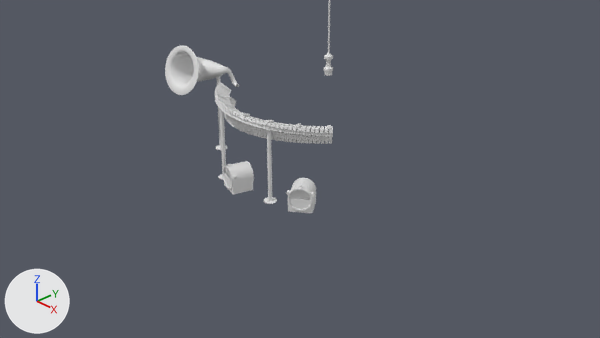
A saved change to the Blender file blend/blenderisland_instrument.blend.
The view is the same before and after, from the file's camera 'Camera'. The lights are fixed; the arrows at lower left show +X, +Y and +Z.

In view in the first picture: 'Circle', 'Cube', 'Cube.001', 'Cube.002', 'horn', 'key', 'key.001', 'key.002', 'key.003', 'key.004', 'key.006', 'key.007', 'speaker', 'speaker.001', 'stand', 'stand.001', 'stand.002'.
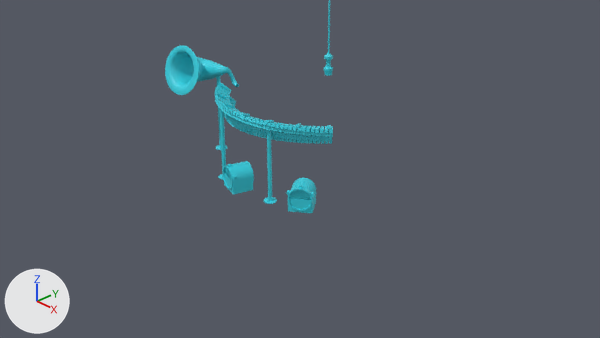
Commit message: Materials assigned

The change, as a list of edits to the scene's bpy script:
```text
Add mat_2nd:
    mat_2nd = principled_material('2nd')
    mat_2nd.base_color = (0.0369, 0.672, 0.799)  # cyan #36d6e7
Change me_cube:
    where me_cube.from_pydata(...)  # 8 vertices, 6 faces; spans x -0.02..0.02, y -0.1..0.1, z -0.022..0.022
    add me_cube.materials.append(mat_2nd)  # cyan #36d6e7
Change me_cube_001:
    where me_cube_001.from_pydata(...)  # 8 vertices, 6 faces; spans x 0.0023..0.0418, y -0.0242..0.1001, z 0.0234..0.0481
    add me_cube_001.materials.append(mat_2nd)  # cyan #36d6e7
Change me_cube_002:
    where me_cube_002.from_pydata(...)  # 8 vertices, 6 faces; spans x -0.02..0.02, y -0.1..0.1, z -0.022..0.022
    add me_cube_002.materials.append(mat_2nd)  # cyan #36d6e7
Change me_cube_004:
    where me_cube_004.from_pydata(...)  # 8 vertices, 6 faces; spans x -0.02..0.02, y -0.1..0.1, z -0.022..0.022
    add me_cube_004.materials.append(mat_2nd)  # cyan #36d6e7
Change me_circle:
    where me_circle.from_pydata(...)  # 88 vertices, 82 faces; spans x -0.056..0.056, y -0.056..0.056, z 0.0..0.257
    add me_circle.materials.append(mat_2nd)  # cyan #36d6e7
Change me_cube_006:
    where me_cube_006.from_pydata(...)  # 8 vertices, 6 faces; spans x -0.0197..0.0197, y -0.0395..0.1036, z -0.0216..0.0216
    add me_cube_006.materials.append(mat_2nd)  # cyan #36d6e7
Change me_cube_007:
    where me_cube_007.from_pydata(...)  # 8 vertices, 6 faces; spans x -0.0197..0.0197, y -0.0395..0.0395, z -0.0216..0.0216
    add me_cube_007.materials.append(mat_2nd)  # cyan #36d6e7
Change me_cylinder:
    where me_cylinder.from_pydata(...)  # 64 vertices, 50 faces; spans x -0.084..0.084, y -0.084..0.084, z -0.027..1.0
    add me_cylinder.materials.append(mat_2nd)  # cyan #36d6e7
Change me_beziercurve_001:
    where me_beziercurve_001.from_pydata(...)  # 1296 vertices, 1248 faces; spans x -1.3..0.45, y -0.77..0.19, z -0.8..0.28
    add me_beziercurve_001.materials.append(mat_2nd)  # cyan #36d6e7
Change me_cylinder_002:
    where me_cylinder_002.from_pydata(...)  # 256 vertices, 194 faces; spans x -0.05..0.05, y -0.05..0.05, z -1.0..1.0
    add me_cylinder_002.materials.append(mat_2nd)  # cyan #36d6e7
Change me_cylinder_009:
    where me_cylinder_009.from_pydata(...)  # 256 vertices, 194 faces; spans x -0.05..0.05, y -0.05..0.05, z -1.0..1.0
    add me_cylinder_009.materials.append(mat_2nd)  # cyan #36d6e7
Change me_cube_011:
    where me_cube_011.from_pydata(...)  # 8 vertices, 6 faces; spans x -1.0..1.0, y -1.0..1.0, z -0.18..1.0
    add me_cube_011.materials.append(mat_2nd)  # cyan #36d6e7
Change me_cube_008:
    where me_cube_008.from_pydata(...)  # 8 vertices, 6 faces; spans x -1.0..1.0, y -1.0..1.0, z -0.18..1.0
    add me_cube_008.materials.append(mat_2nd)  # cyan #36d6e7
Change me_cube_010:
    where me_cube_010.from_pydata(...)  # 152 vertices, 114 faces; spans x -0.004..0.004, y -0.004..0.452, z -0.331..0.014
    add me_cube_010.materials.append(mat_2nd)  # cyan #36d6e7
Change cu_beziercurve:
    add cu_beziercurve.materials.append(mat_2nd)  # cyan #36d6e7
Change cu_beziercurve_003:
    add cu_beziercurve_003.materials.append(mat_2nd)  # cyan #36d6e7
```

Boxes (x1, y1, x2, y2) around the edits, measured in the pictures (600 x 338 px):
'horn', recoloured (white to cyan): (165, 45, 239, 95) in both
'key', recoloured (grey to cyan): (215, 81, 333, 133) in both
'speaker', recoloured (grey to cyan): (288, 178, 316, 211) in both
'speaker.001', recoloured (white to cyan): (223, 161, 254, 189) in both
'key.006', recoloured (grey to cyan): (215, 99, 333, 137) in both
'stand.001', recoloured (grey to cyan): (264, 130, 277, 204) in both
'Cube.002', recoloured (grey to cyan): (224, 173, 253, 195) in both
'key.007', recoloured (grey to cyan): (224, 114, 332, 141) in both
'Cube', recoloured (grey to cyan): (288, 192, 316, 213) in both
'key.004', recoloured (grey to cyan): (224, 109, 332, 144) in both
'key.002', recoloured (grey to cyan): (224, 98, 332, 138) in both
'stand', recoloured (grey to cyan): (218, 109, 226, 180) in both
'Circle', recoloured (grey to cyan): (324, 53, 333, 76) in both
'key.001', recoloured (grey to cyan): (217, 82, 331, 129) in both
'stand.002', recoloured: (216, 77, 227, 150) in both
'Cube.001', recoloured: (292, 190, 306, 200) in both
